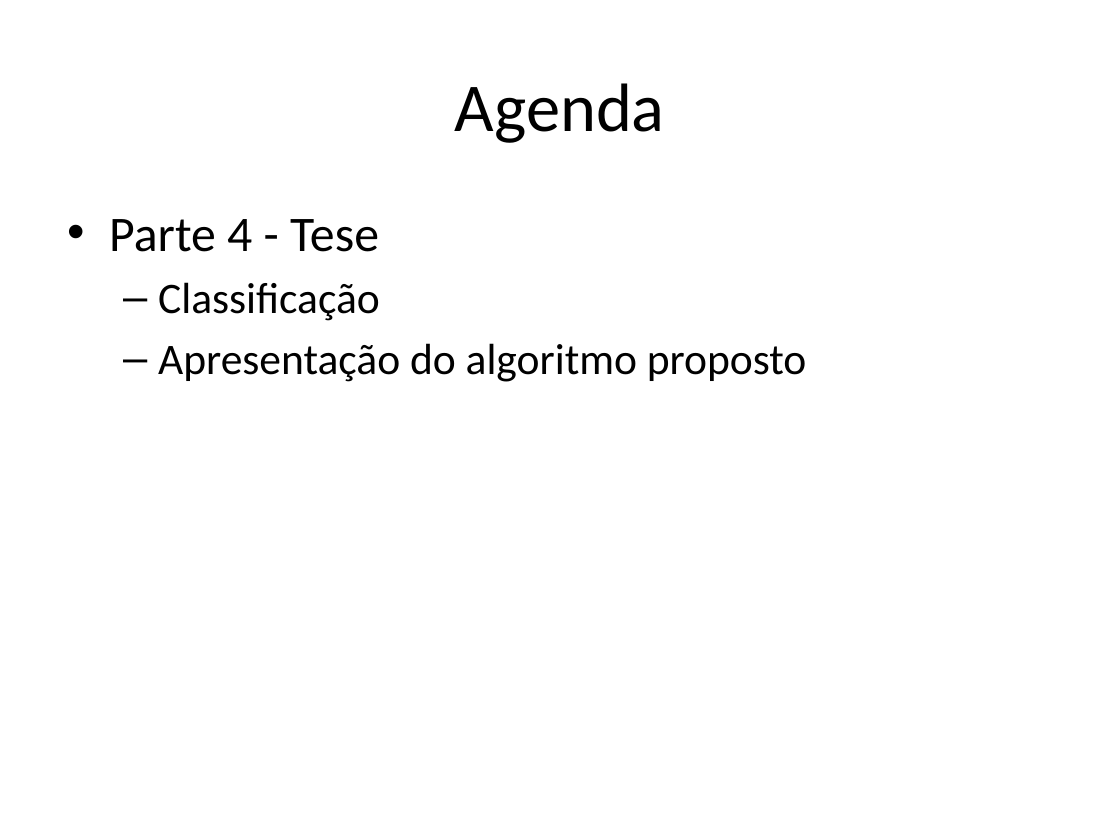
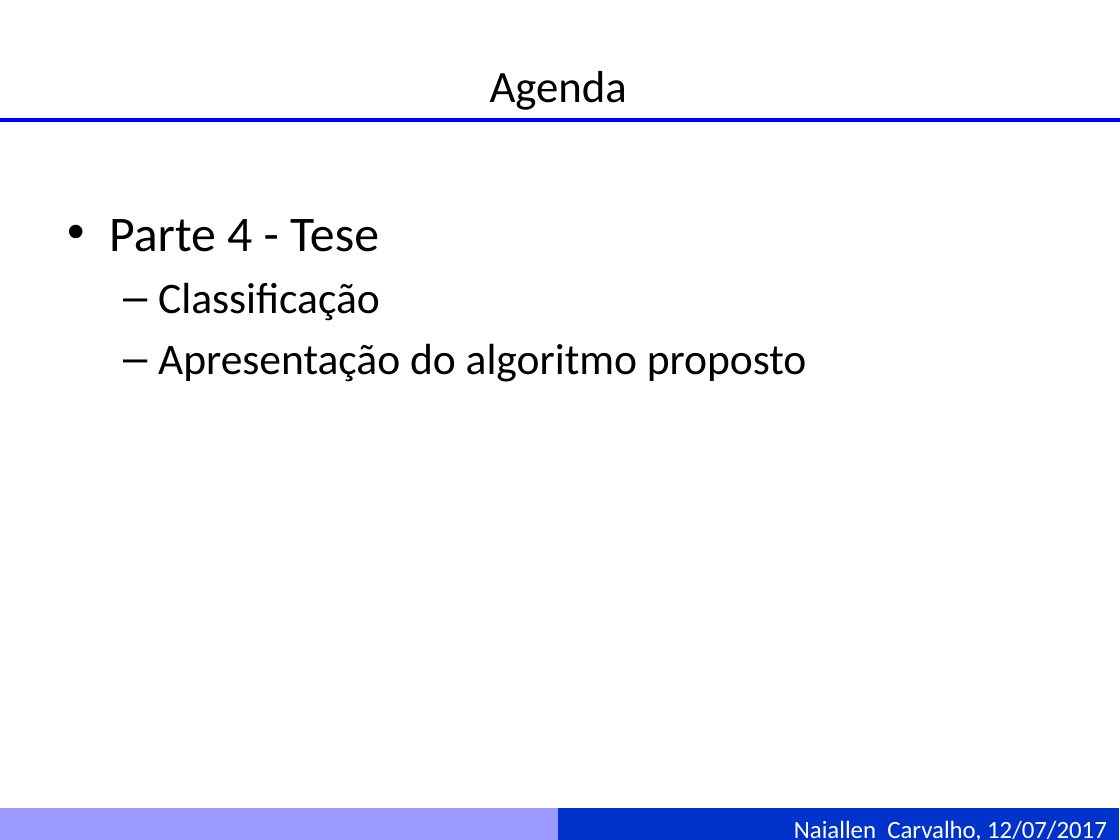
Before and after one commit to naiallen/curso_sar_presentation, a slide deck: slide 5 of Fundamentos de imagens SAR.pptm. Drawn at 1120x840 pixels with LibreOffice and Linux fonts; fonts in the diff are those of the drawing. Boxes give left, top, right and bottom in pixels: in the first picture for what was removed or moved away, otherwise in the second. Text is boxed around its words. In the diff, an @@ line names an element or a change of style, - is before the commit and + after.

```diff
--- a/Fundamentos de imagens SAR.pptm
+++ b/Fundamentos de imagens SAR.pptm
@@ title "Agenda": place and size @@
-title "Agenda" at (455,83,665,143)
+title "Agenda" at (490,71,627,110)
@@ title "Agenda" at (490,71,627,110): size 44 to 28.8 pt @@
@@ line added from (0, 120) to (1120, 120), #0000FF 3 pt @@
@@ rectangle added at (0,809,558,840), fill #9999FF, outline #9999FF 0.75 pt @@
@@ rectangle added at (558,809,1118,840), fill #0033CC, outline #0033CC 0.75 pt, 16 pt, text #FFFFFF @@
+Naiallen Carvalho, 12/07/2017
```
Also in this commit, not shown: 4 other slides changed, 2 slides added.
